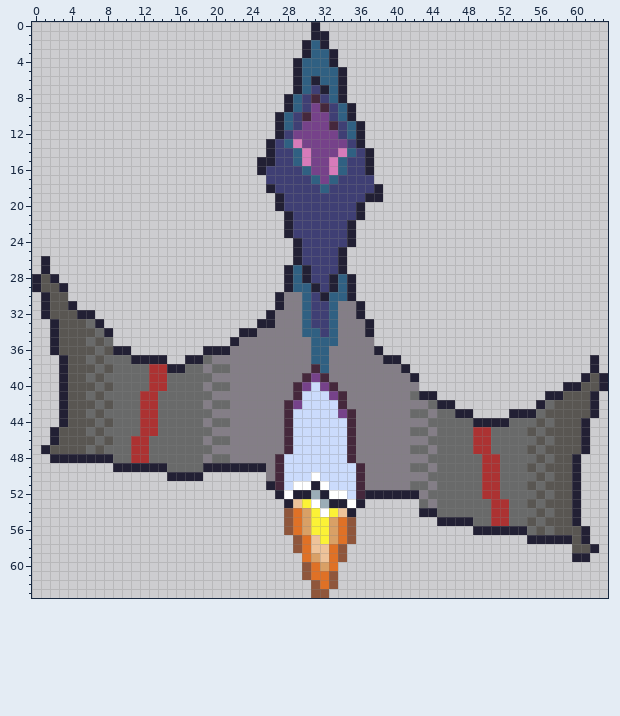
Pixel-art sprite -- assets/ship2_to_right.png. Above: the version before the commit.
The file is 64x64 pixels.
Now the later version:
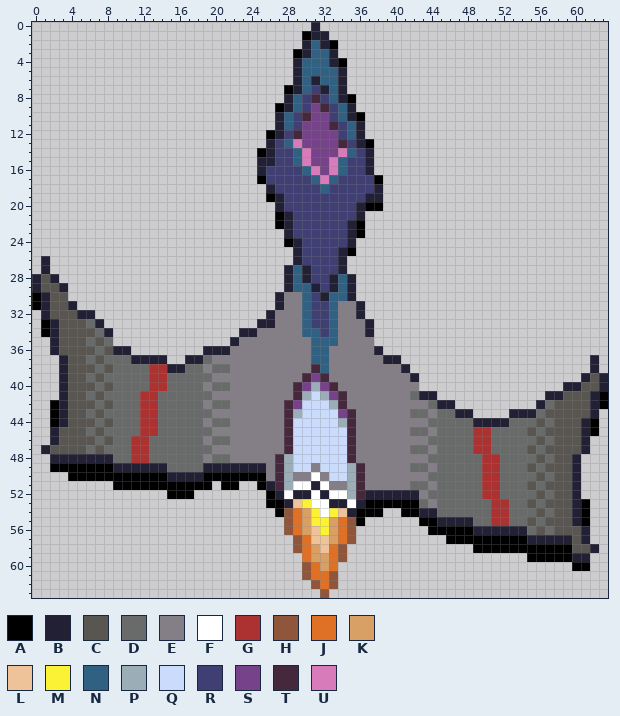
Palette (. is transparent): A #000000  B #222034  C #595652  D #696a6a  E #847e87  F #ffffff  G #ac3232  H #8f563b  J #df7126  K #d9a066  L #eec39a  M #fbf236  N #306082  P #9badb7  Q #cbdbfc  R #3f3f74  S #76428a  T #45283c  U #d77bba
What changed:
y 1: x 30 . -> A
y 2: x 33 . -> A
y 3: x 29 . -> A
y 4: x 34 . -> A
y 7: x 28 . -> A
y 8: x 35 . -> A
y 9: x 27 . -> A
y 10: x 36 . -> A
y 12: x 26 . -> A; x 29 S -> T
y 13: x 34 S -> T; x 37 . -> A
y 14: x 25 . -> A
y 16: x 31 S -> U
y 17: x 25 . -> A; x 32 S -> U; x 38 . -> A
y 19: x 26 . -> A
y 20: x 37..38 .. -> AA
y 21: x 27 . -> A
y 22: x 27 . -> A; x 36 . -> A
y 23: x 36 . -> A
y 24: x 28 . -> A
y 25: x 35 . -> A
y 30..31: x 0 . -> A
y 33..34: x 1 . -> A
y 40: x 31 Q -> P
y 41: x 30 Q -> P; x 32 Q -> P; x 63 . -> A
y 42: x 2 . -> A; x 33 Q -> P; x 63 . -> A
y 43: x 2 . -> A; x 29 Q -> P
y 44: x 2 . -> A; x 34 Q -> P; x 62 . -> A
y 45: x 62 . -> A
y 48: x 28 Q -> P
y 49: x 2..8 ....... -> AAAAAAA; x 28 Q -> P; x 31 Q -> E; x 35 Q -> P
y 50: x 4..14 ........... -> AAAAAAAAAAA; x 19..25 ....... -> AAAAAAA; x 28..30 QQQ -> PEE; x 32 Q -> E; x 35 Q -> P
y 51: x 9..19 ........... -> AAAAAAAAAAA; x 21..22 .. -> AA; x 25 . -> A; x 28 Q -> P; x 33..35 QQQ -> EEP
y 52: x 15..17 ... -> AAA; x 26 . -> A; x 31 P -> F; x 35 Q -> P
y 53: x 26..27 .. -> AA; x 32 P -> F; x 37..42 ...... -> AAAAAA; x 61 . -> A
y 54: x 27 . -> A; x 36..38 ... -> AAA; x 41..42 .. -> AA; x 61 . -> A
y 55: x 36 . -> A; x 43..44 .. -> AA; x 61 . -> A
y 56: x 31 M -> L; x 44..48 ..... -> AAAAA
y 57: x 32 M -> L; x 46..54 ......... -> AAAAAAAAA
y 58: x 31 L -> K; x 49..59 ........... -> AAAAAAAAAAA
y 59: x 32 L -> K; x 55..59 ..... -> AAAAA
y 60: x 60..61 .. -> AA
y 63: x 31 H -> .
